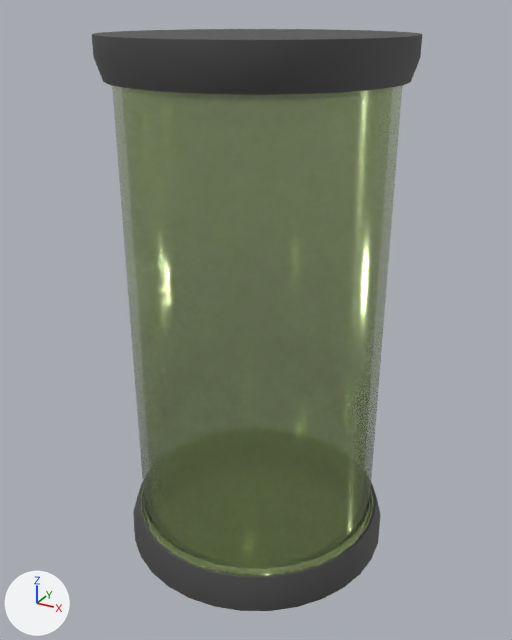
An edit to the glTF model environment_assets/science-tube.glb, drawn before and after from the same camera.
Rendered twice from a camera (50 mm lens) standing at (1.84, -3.36, 1.62) and looking at (0.01, -0.02, -0.05). The axes (+X, +Y, +Z) are drawn at lower left. The lights are the same throughout. Objects named as collision shapes, trigger or cutter boxes, shadow casters or lower levels of detail are left out. Where no turn or scale is listed for an object, it has been applied to the vertices. Vertices at the same position are counted once.

Script lines for the objects in view, before the commit:
```python
mat_transparentjar = principled_material('TransparentJar')
mat_transparentjar.base_color = (0.656, 0.8, 0.368)  # green #d4e7a3
mat_transparentjar.metallic = 1.0
mat_transparentjar.roughness = 0.1
mat_transparentjar.alpha = 0.5
mat_transparentjar.transmission_weight = 1.0
me_cylinder = bpy.data.meshes.new('Cylinder')
me_cylinder.from_pydata(...)  # 1024 vertices, 2040 faces; spans x -0.81..0.81, y -0.81..0.81, z -1.51..1.51
# faces by material slot: [1212, 828]
me_cylinder.materials.append(mat_transparentjar)  # green #d4e7a3
me_cylinder.materials.append(mat_metal)  # dark grey #676767
ob_cylinder = bpy.data.objects.new('Cylinder', me_cylinder)
ob_cylinder.location = (0.0, 0.0, 0.0)
```
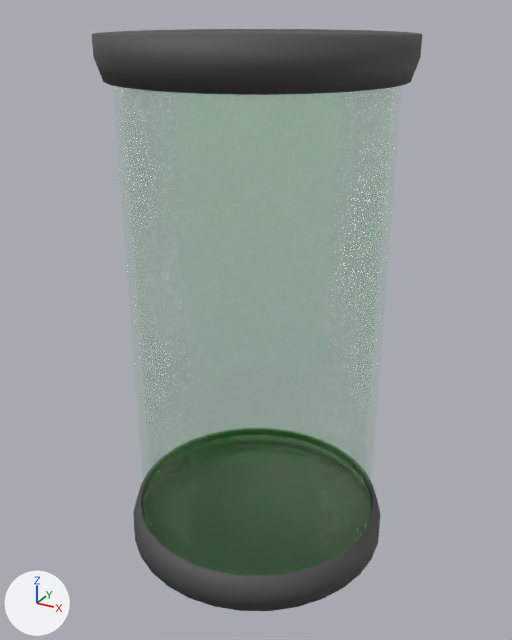
Pixel boxes [x1, y1, x2, y2] of what changed, in the pictures (512 x 640 px):
'Cylinder', recoloured, surface changed, shading changed (green to grey)
    both: [92, 32, 412, 611]
part 1 of me_cylinder, shading changed
    both: [92, 29, 422, 40]

Diff of the bpy script that builds the scene:
```diff
--- a/environment_assets/science-tube.glb.py
+++ b/environment_assets/science-tube.glb.py
@@ mat_transparentjar @@
 mat_transparentjar = principled_material('TransparentJar')
-mat_transparentjar.base_color = (0.656, 0.8, 0.368)  # green #d4e7a3
-mat_transparentjar.metallic = 1.0
-mat_transparentjar.roughness = 0.1
-mat_transparentjar.alpha = 0.5
+mat_transparentjar.base_color = (0.0228, 0.537, 0.0174)  # green #2ac224
+mat_transparentjar.roughness = 0.0
+mat_transparentjar.alpha = 0.1
 mat_transparentjar.transmission_weight = 1.0
+mat_transparentjar.emission_strength = 1.0
+mat_transparentjar.emission_color = (0.00763, 0.1, 0.00452)  # dark green #15590e
@@ me_cylinder @@
 me_cylinder.from_pydata(...)  # 1024 vertices, 2040 faces; spans x -0.81..0.81, y -0.81..0.81, z -1.51..1.51
 # used by ob_cylinder; location = (0.0, 0.0, 0.0)
+# me_cylinder part 1: all faces are now shaded smooth (120 of 2040 changed)
 me_cylinder.materials.append(mat_transparentjar)
```
